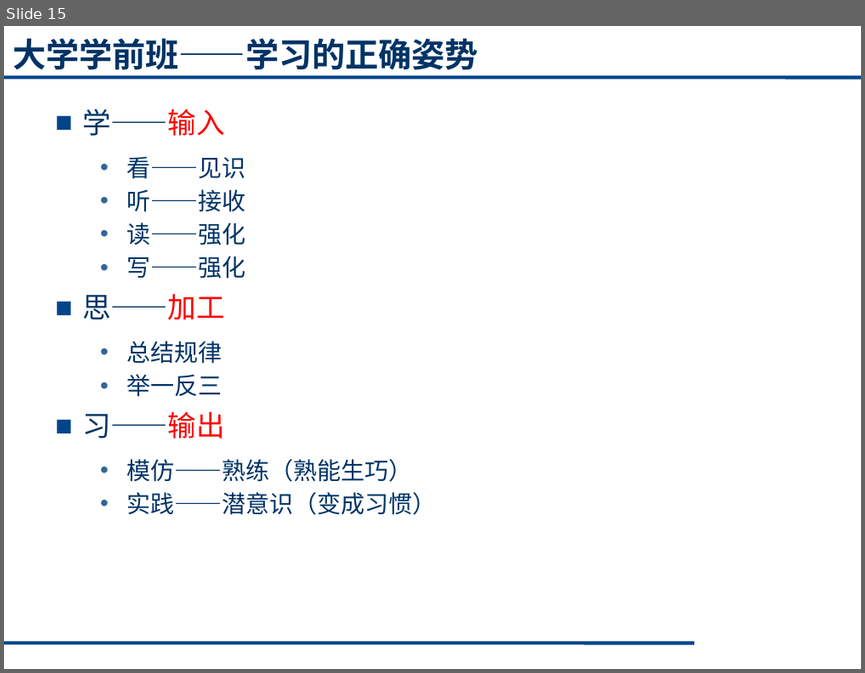
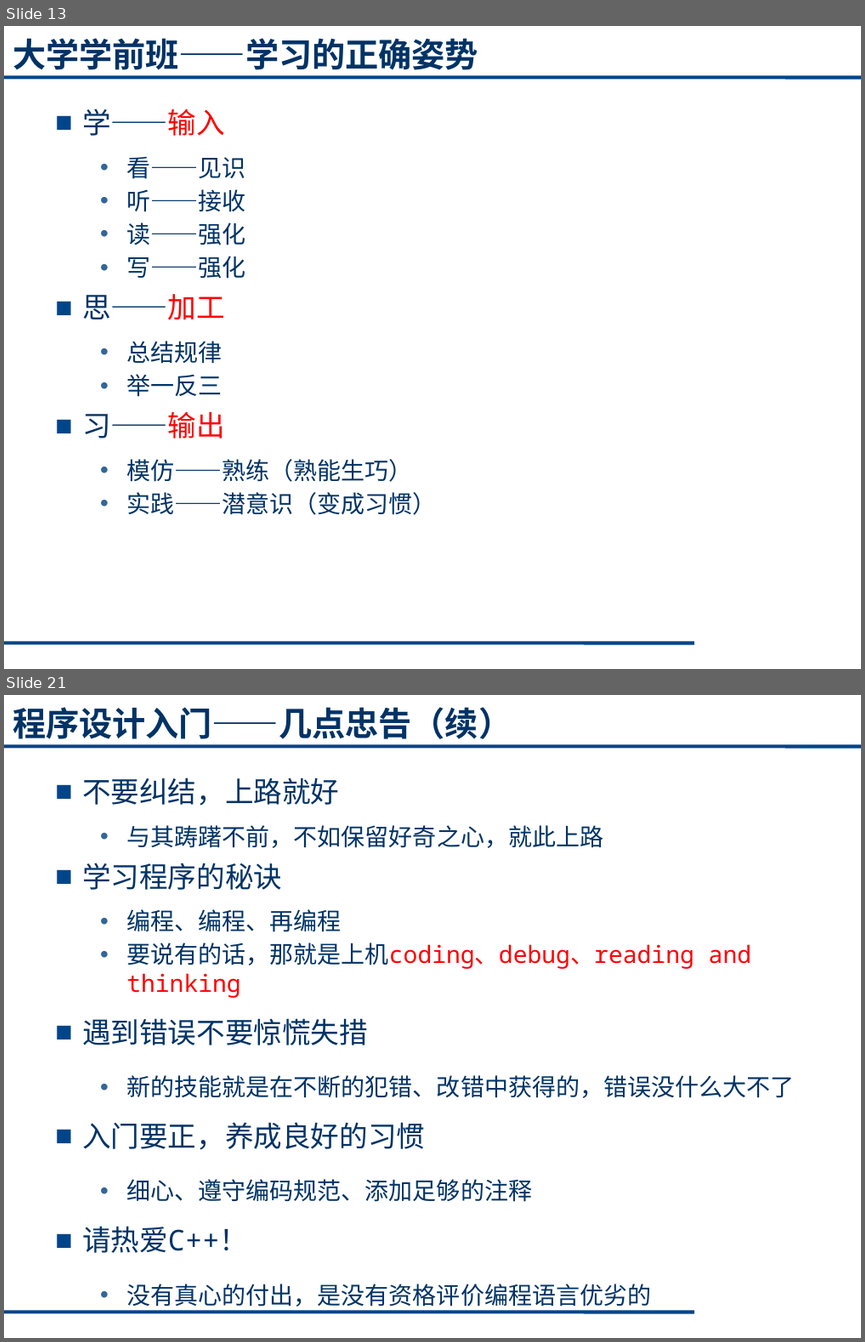
Before and after one commit to cugwhp/OOPCPP, a slide deck: 02. PPT/Fall/C++_绪论1.pptx. Shown one above the other, each under a label of ours: slide 15 before the commit, slides 13 and 21 after it; the slides between them are not shown. The pictures are 865x673 and 865x1342 pixels, drawn with LibreOffice and Linux fonts; fonts in the diff are those of the drawing. Boxes give left, top, right and bottom in pixels: in the first picture for what was removed or moved away, otherwise in the second. Text is boxed around its words. In the diff, an @@ line names an element or a change of style, - is before the commit and + after.

```diff
--- a/02. PPT/Fall/C++_绪论1.pptx
+++ b/02. PPT/Fall/C++_绪论1.pptx
@@ slide 21 added at box(4, 695, 861, 1338), background #FFFFFF; not listed: 2 template elements that a slide beside it also shows @@
@@ title added at box(12, 707, 511, 745), 28 pt, text #003366, bold @@
+程序设计入门——几点忠告（续）
@@ text added at box(82, 777, 794, 1310), 20 pt, text #003366 @@
+■ 不要纠结，上路就好
+  • 与其踌躇不前，不如保留好奇之心，就此上路
+■ 学习程序的秘诀
+  • 编程、编程、再编程
+  • 要说有的话，那就是上机coding、debug、reading and thinking
+■ 遇到错误不要惊慌失措
+  • 新的技能就是在不断的犯错、改错中获得的，错误没什么大不了
+■ 入门要正，养成良好的习惯
+  • 细心、遵守编码规范、添加足够的注释
+■ 请热爱C++！
+  • 没有真心的付出，是没有资格评价编程语言优劣的
@@ what was slide 15 is now slide 13 @@
```
Also in this commit, not shown: 9 slides changed, 1 other slide added, 3 slides removed, 1 other file.
